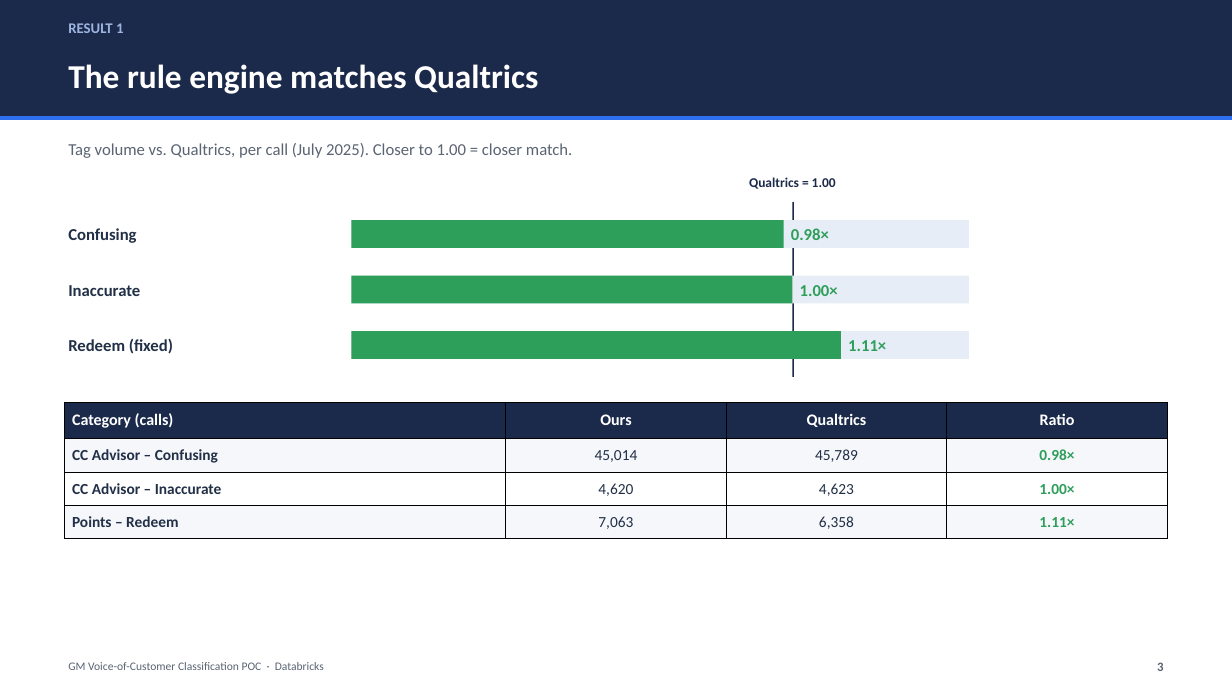
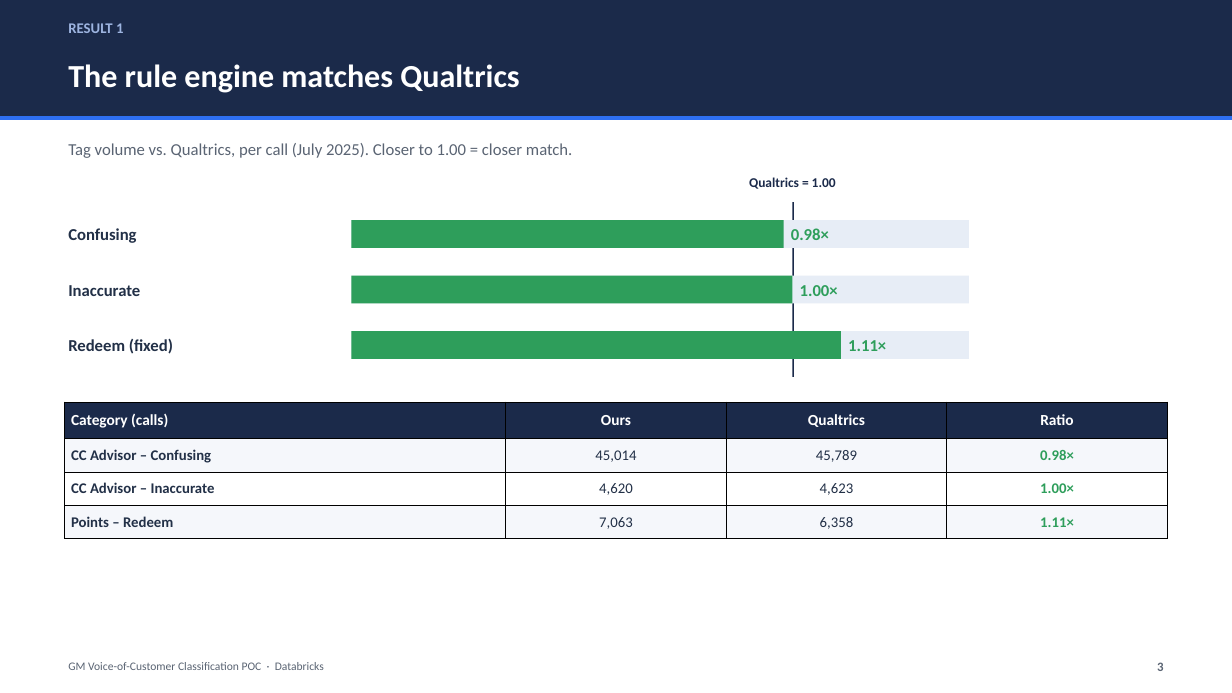
Before and after one commit to dariakrasavina/GM_VOC, a slide deck: slide 3 of GM_VOC_POC_Summary.pptx. Drawn at 1232x693 pixels with LibreOffice and Linux fonts; fonts in the diff are those of the drawing. Boxes give left, top, right and bottom in pixels: in the first picture for what was removed or moved away, otherwise in the second. Text is boxed around its words. In the diff, an @@ line names an element or a change of style, - is before the commit and + after.

Commit message:
ai_classify v2.1 (multi-label); remove PySpark ai_query job; deep-dive deck
ai_classify: migrate to Version 2.1 — label descriptions, multi-label output,
confidence scores, global instructions (drops the ≤50-char labels + single-label
"None of the above" workaround). Relax the Confusing instruction (fires on any
expressed confusion, not only when the advisor is named) — validated on real data,
Confusing recall ~55% -> ~95% with no precision loss. Default sampling switched to
random (frequency-first is not a documented best practice and skews evals);
frequency kept as an opt-in for capped production runs.

Remove the per-partition PySpark ai_query job (superseded by ai_query_sql batch):
extract the shared category/prompt helpers to classification_ai/ai_common.py,
repoint ai_query_sql / ai_classify / ab_test imports, delete ai_query_job.py +
run_ai_query_notebook.py, and repoint the compare job to
voc_classification_ai_query_sql_tags.

Bundle: rename the ai_classify job to "(v2.1, multi-label)", add the
ai_classify_tags_table_name variable + wire sample_mode, drop the ai_query job,
default sample_mode=random. Now 7 jobs.

Docs: refresh root + classification_ai READMEs (two AI approaches, v2.1, 7 jobs).
Add the technical deep-dive deck (docs/make_deepdive_pptx.py) with architecture /
pipeline diagrams, factor the OOXML engine into docs/pptx_lib.py, and refactor the
summary deck onto it.

```diff
--- a/GM_VOC_POC_Summary.pptx
+++ b/GM_VOC_POC_Summary.pptx
@@ text "The rule engine matches Qualtrics" at (68,64,519,93): size 26 to 25 pt @@
@@ table at (65,402,1168,535) @@
@@ size 12.5 to 12 pt in "Category (calls)", "Ours", "Qualtrics", "Ratio" @@
@@ size 12 to 11.5 pt in "CC Advisor – Confusing", "45,014", "45,789", "0.98×" and 8 more places @@
```
Also in this commit, not shown: 7 other slides changed, 17 other files.
